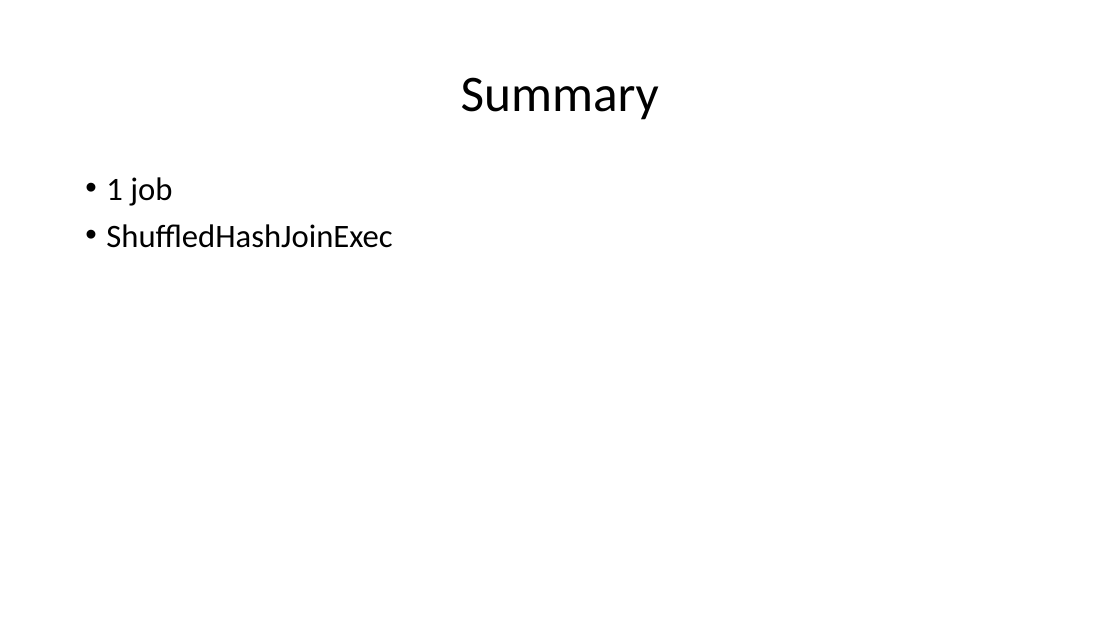
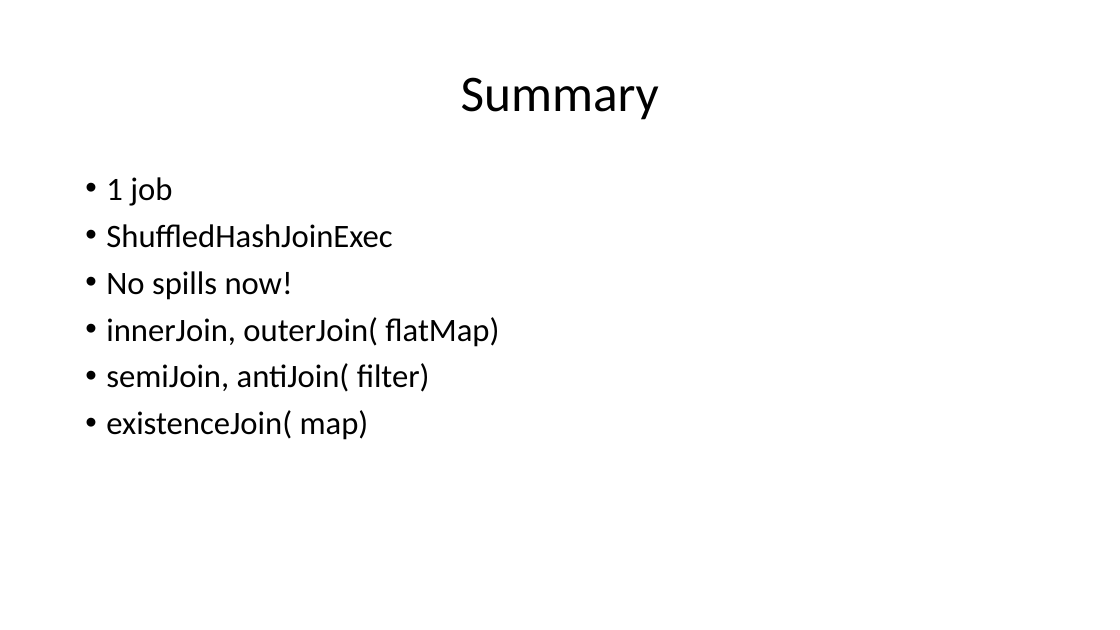
Before and after one commit to nkudinov/apache_spark_pptx, a slide deck: slide 19 of Spark_join4.pptx (slide 7 before the commit). Drawn at 1120x630 pixels with LibreOffice and Linux fonts; fonts in the diff are those of the drawing. Boxes give left, top, right and bottom in pixels: in the first picture for what was removed or moved away, otherwise in the second. Text is boxed around its words. In the diff, an @@ line names an element or a change of style, - is before the commit and + after.

Commit message:
change join4

```diff
--- a/Spark_join4.pptx
+++ b/Spark_join4.pptx
@@ text at (106, 271, 499, 440): paragraphs added @@
+• No spills now!
+• innerJoin, outerJoin( flatMap)
+• semiJoin, antiJoin( filter)
+• existenceJoin( map)
```
Also in this commit, not shown: 2 other slides changed, 12 slides added.
